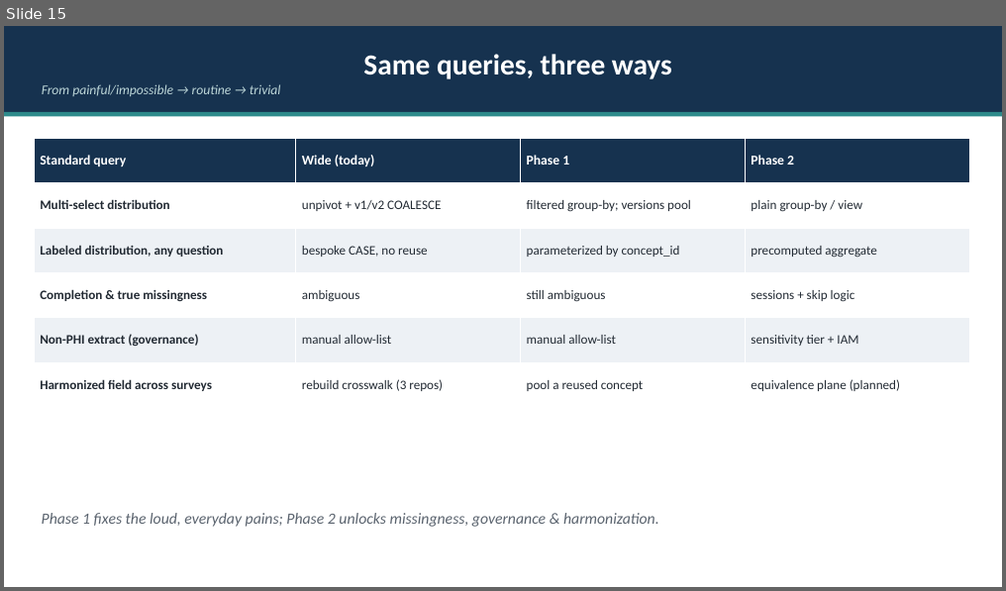
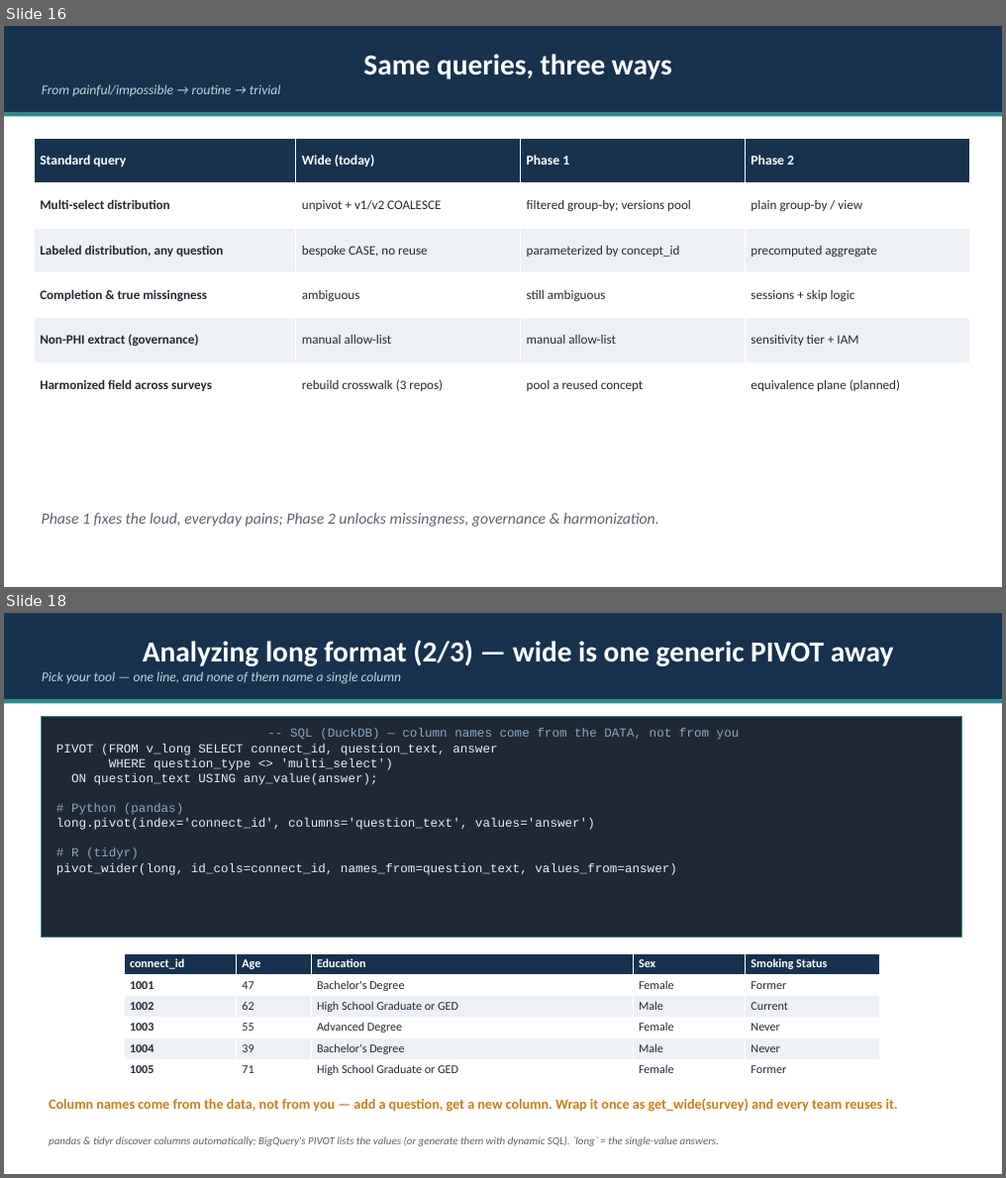
Before and after one commit to Analyticsphere/relational_data_model_demo, a slide deck: docs/Connect_Data_Model_Pitch.pptx. Shown one above the other, each under a label of ours: slide 15 before the commit, slides 16 and 18 after it; the slides between them are not shown. The pictures are 1006x591 and 1006x1178 pixels, drawn with LibreOffice and Linux fonts; fonts in the diff are those of the drawing. Boxes give left, top, right and bottom in pixels: in the first picture for what was removed or moved away, otherwise in the second. Text is boxed around its words. In the diff, an @@ line names an element or a change of style, - is before the commit and + after.

Commit message:
Add value-prop opener, long-format analytics demo slides, and integrated overview
- Deck: new "Why a data model?" value-prop opener (self-describing, no tribal knowledge,
  metadata-in-data, schema contract, shared abstractions); OMOP slide retitled as the build
- Deck: 3 "Analyzing long format" demo slides (labels via one join; wide via a generic
  PIVOT in SQL/Python/R; counts as a GROUP BY) backed by runnable sql/demo_long_format.sql (DuckDB)
- docs/connect_integrated*.svg: overview overlaying the survey-answer plane + event/round plane
  (the responses -> session -> round seam)

```diff
--- a/docs/Connect_Data_Model_Pitch.pptx
+++ b/docs/Connect_Data_Model_Pitch.pptx
@@ slide 18 added at <box>4,613,1002,1174</box>, background #FFFFFF @@
@@ rectangle added at <box>4,613,1002,699</box>, fill #16324F, 13 pt, text #BBD5D7, italic @@
+Analyzing long format (2/3) — wide is one generic PIVOT away
+Pick your tool — one line, and none of them name a single column
@@ rectangle added at <box>4,699,1002,703</box>, fill #2E8B8B @@
@@ rectangle added at <box>42,716,962,937</box>, fill #1E2935, outline #2E8B8B 0.75 pt, 12 pt, text #E6EDF3 @@
+-- SQL (DuckDB) — column names come from the DATA, not from you
+PIVOT (FROM v_long SELECT connect_id, question_text, answer
+WHERE question_type <> 'multi_select')
+ON question_text USING any_value(answer);
+# Python (pandas)
+long.pivot(index='connect_id', columns='question_text', values='answer')
+# R (tidyr)
+pivot_wider(long, id_cols=connect_id, names_from=question_text, values_from=answer)
@@ table added at <box>124,954,880,1081</box>, 6 rows, 5 columns @@
+connect_id | Age | Education | Sex | Smoking Status
+1001 | 47 | Bachelor's Degree | Female | Former
+1002 | 62 | High School Graduate or GED | Male | Current
+1003 | 55 | Advanced Degree | Female | Never
+1004 | 39 | Bachelor's Degree | Male | Never
+1005 | 71 | High School Graduate or GED | Female | Former
@@ text added at <box>49,1098,898,1112</box>, 13.5 pt, text #CC7D15, bold @@
+Column names come from the data, not from you — add a question, get a new column. Wrap it once as get_wide(survey) and every team reuses it.
@@ text added at <box>49,1137,719,1147</box>, 10.5 pt, text #5A636E, italic @@
+pandas & tidyr discover columns automatically; BigQuery's PIVOT lists the values (or generate them with dynamic SQL). `long` = the single-value answers.
@@ what was slide 15 is now slide 16 @@
```
Also in this commit, not shown: 1 slide changed, 3 other slides added, 7 other files.
